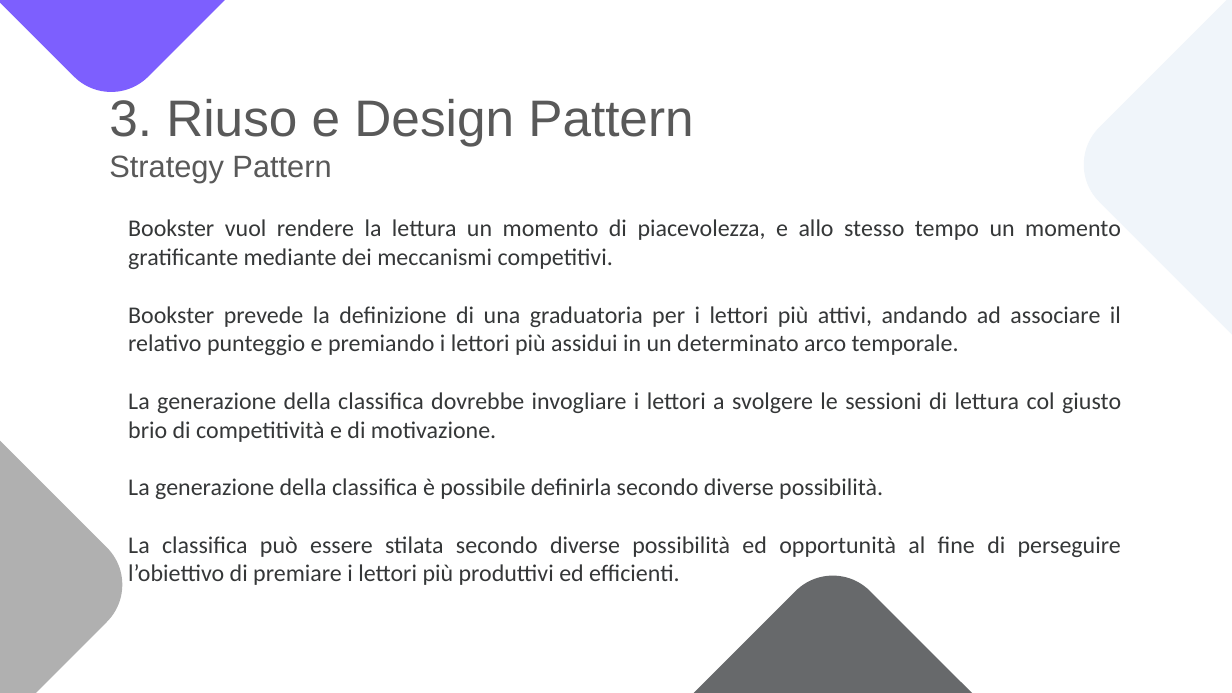
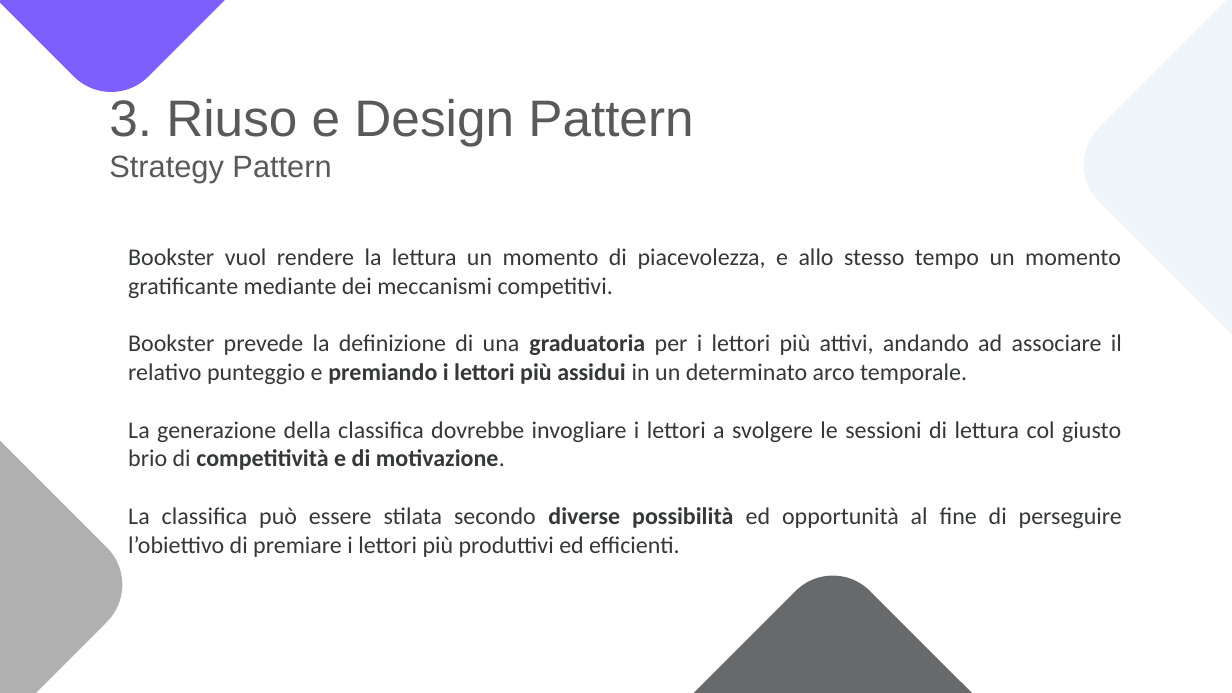
Before and after one commit to notjuary/Bookster_Classe03, a slide deck: slide 104 of DOC/Presentazione.pptx (slide 97 before the commit). Drawn at 1232x693 pixels with LibreOffice and Linux fonts; fonts in the diff are those of the drawing. Boxes give left, top, right and bottom in pixels: in the first picture for what was removed or moved away, otherwise in the second. Text is boxed around its words. In the diff, an @@ line names an element or a change of style, - is before the commit and + after.

```diff
--- a/DOC/Presentazione.pptx
+++ b/DOC/Presentazione.pptx
@@ subtitle at (128, 334, 1122, 557): bold on in "graduatoria premiando i lettori più assidui", "competitività e di motivazione.", "diverse possibilità" @@
@@ subtitle at (128, 478, 883, 499): paragraph removed @@
-La generazione della classifica è possibile definirla secondo diverse possibilità.
```
Also in this commit, not shown: 17 other slides changed, 14 slides added, 3 slides removed.
